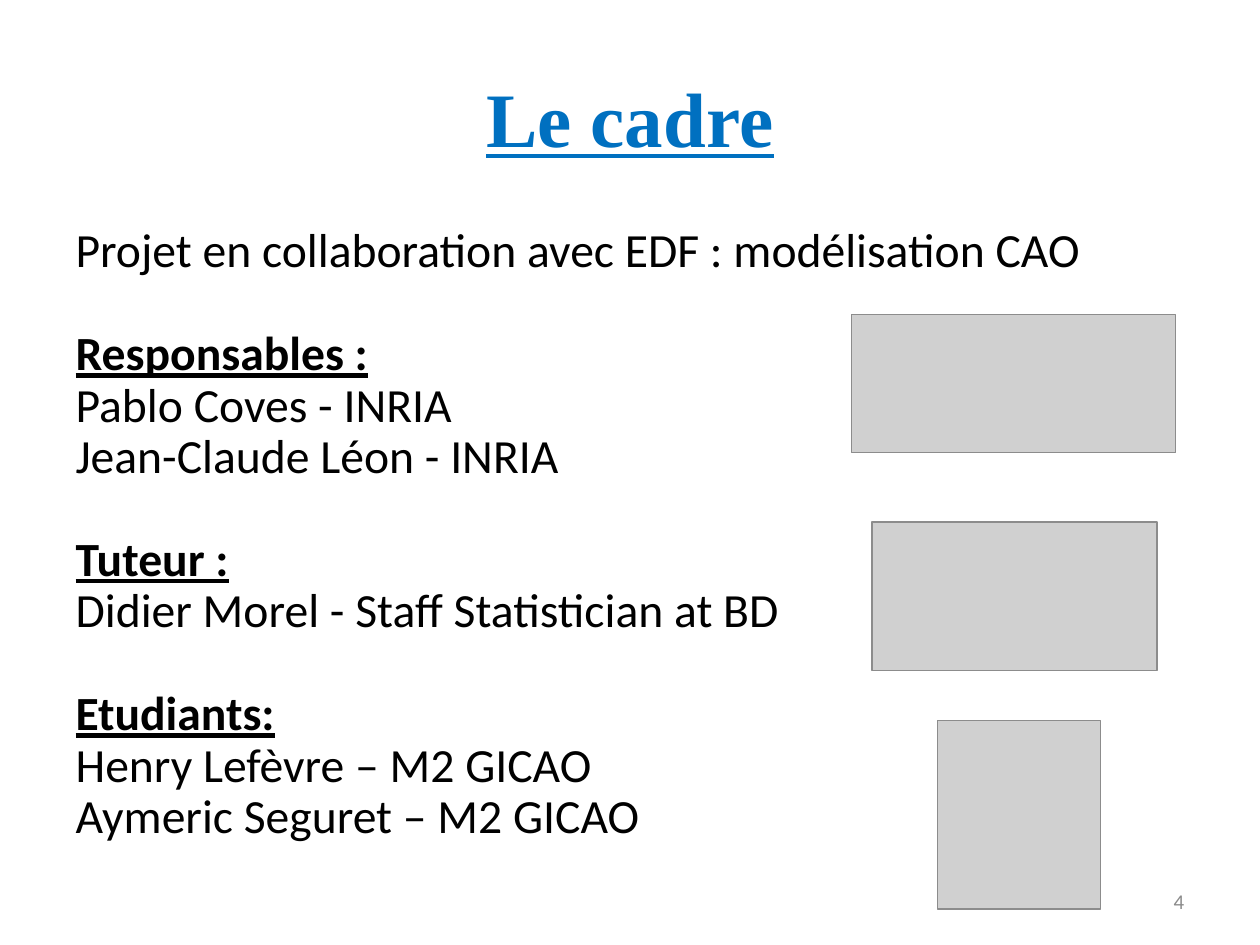
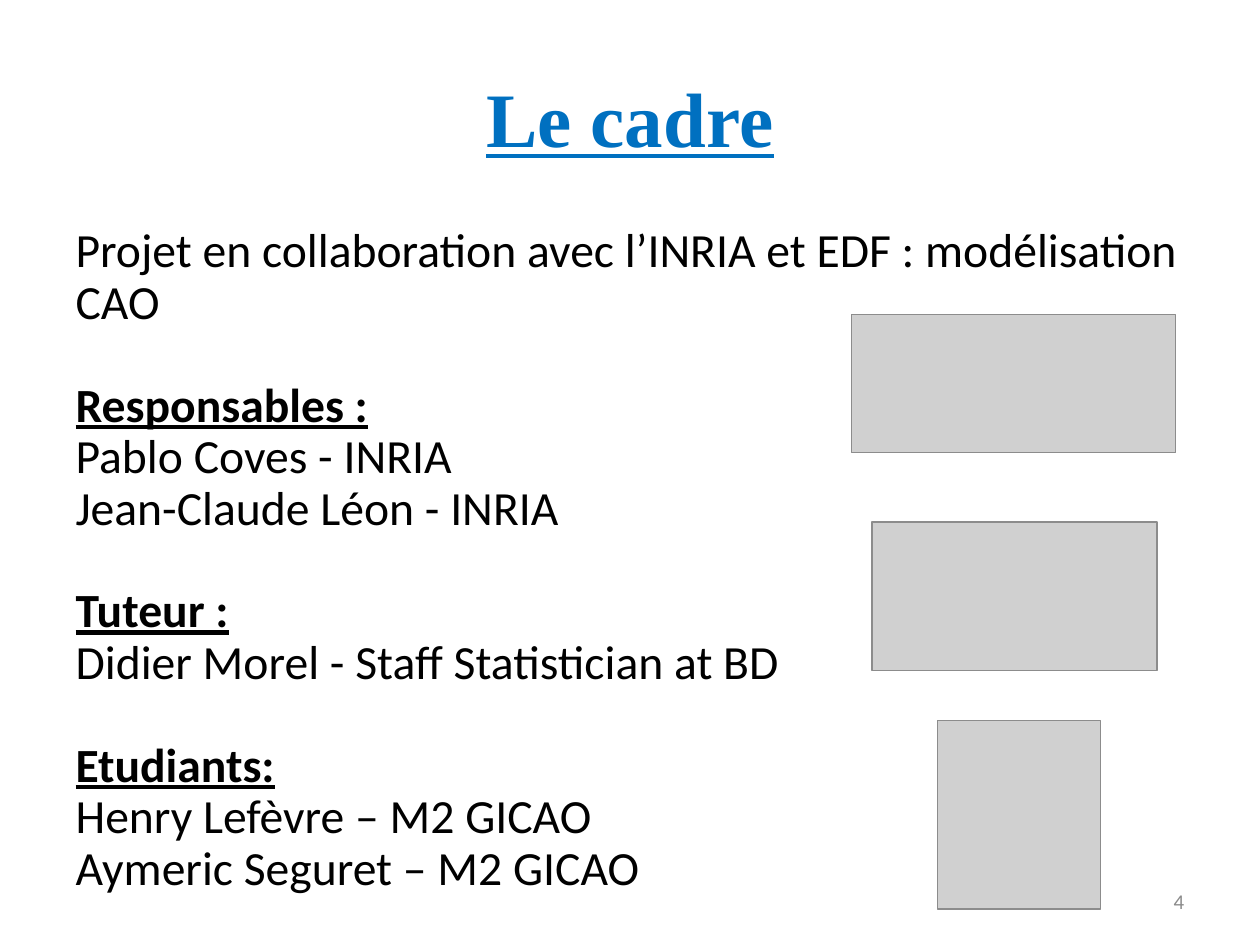
Before and after one commit to Mric26/M2-S1, a slide deck: slide 4 of Projet/Presentation.pptx. Drawn at 1260x945 pixels with LibreOffice and Linux fonts; fonts in the diff are those of the drawing; grey boxes stand for pictures. Boxes give left, top, right and bottom in pixels: in the first picture for what was removed or moved away, otherwise in the second. Text is boxed around its words. In the diff, an @@ line names an element or a change of style, - is before the commit and + after.

```diff
--- a/Projet/Presentation.pptx
+++ b/Projet/Presentation.pptx
@@ text at bbox=[76, 233, 1176, 320]: text changed @@
-Projet en collaboration avec EDF : modélisation CAO
+Projet en collaboration avec l’INRIA et EDF : modélisation CAO
```
Also in this commit, not shown: 7 other slides changed, 2 slides added, 10 other files.
